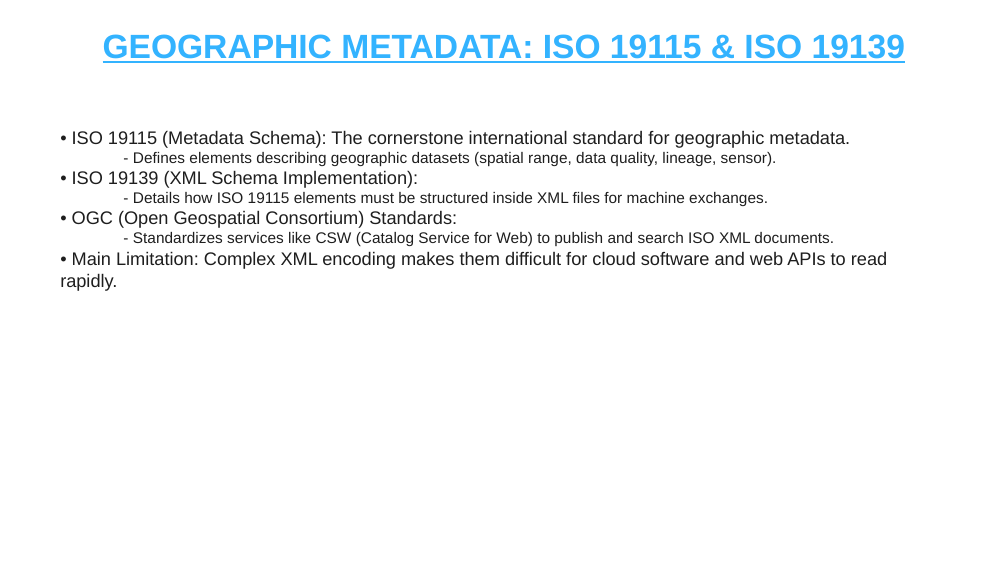
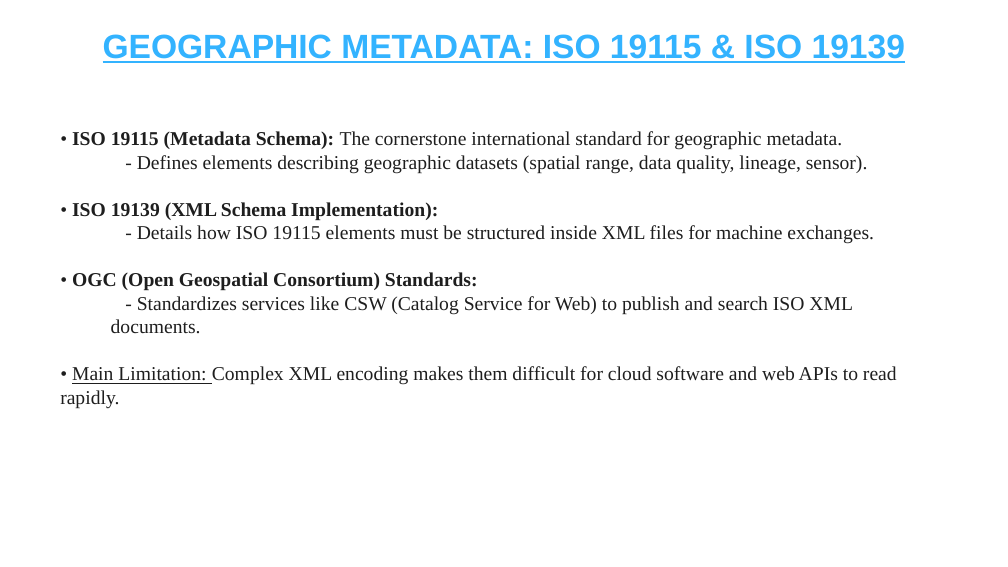
Before and after one commit to kancharlanavyatha/Drone-Footprint-Mapping-using-Qt6, a slide deck: slide 4 of Drone_Footprint_Mapping_and_Metadata_Standards.pptx (slide 6 before the commit). Drawn at 1008x567 pixels with LibreOffice and Linux fonts; fonts in the diff are those of the drawing. Boxes give left, top, right and bottom in pixels: in the first picture for what was removed or moved away, otherwise in the second. Text is boxed around its words. In the diff, an @@ line names an element or a change of style, - is before the commit and + after.

Commit message:
Add detailed UAV Metadata Field Analysis Report document

```diff
--- a/Drone_Footprint_Mapping_and_Metadata_Standards.pptx
+++ b/Drone_Footprint_Mapping_and_Metadata_Standards.pptx
@@ text "• ISO 19115 (Metadata Schema): ..." at [72,131,897,385]: size 13 to 14 pt in "• ISO 19115 (Metadata Schema): The cornerstone ...", "• ISO 19139 (XML Schema Implementation):", "• OGC (Open Geospatial Consortium) Standards:", "• Main Limitation: Complex XML encoding makes ..."; font Arial to Times New Roman; bold on in "ISO 19115 (Metadata Schema):", "ISO 19139 (XML Schema Implementation):", "OGC (Open Geospatial Consortium) Standards:"; size 11 to 14 pt in "- Defines elements describing geographic datasets (spatial ...", "- Details how ISO 19115 elements must ...", "- Standardizes services like CSW (Catalog Service ..."; underline on in "Main Limitation:" @@
```
Also in this commit, not shown: 6 other slides changed, 2 slides removed, 1 other file.
